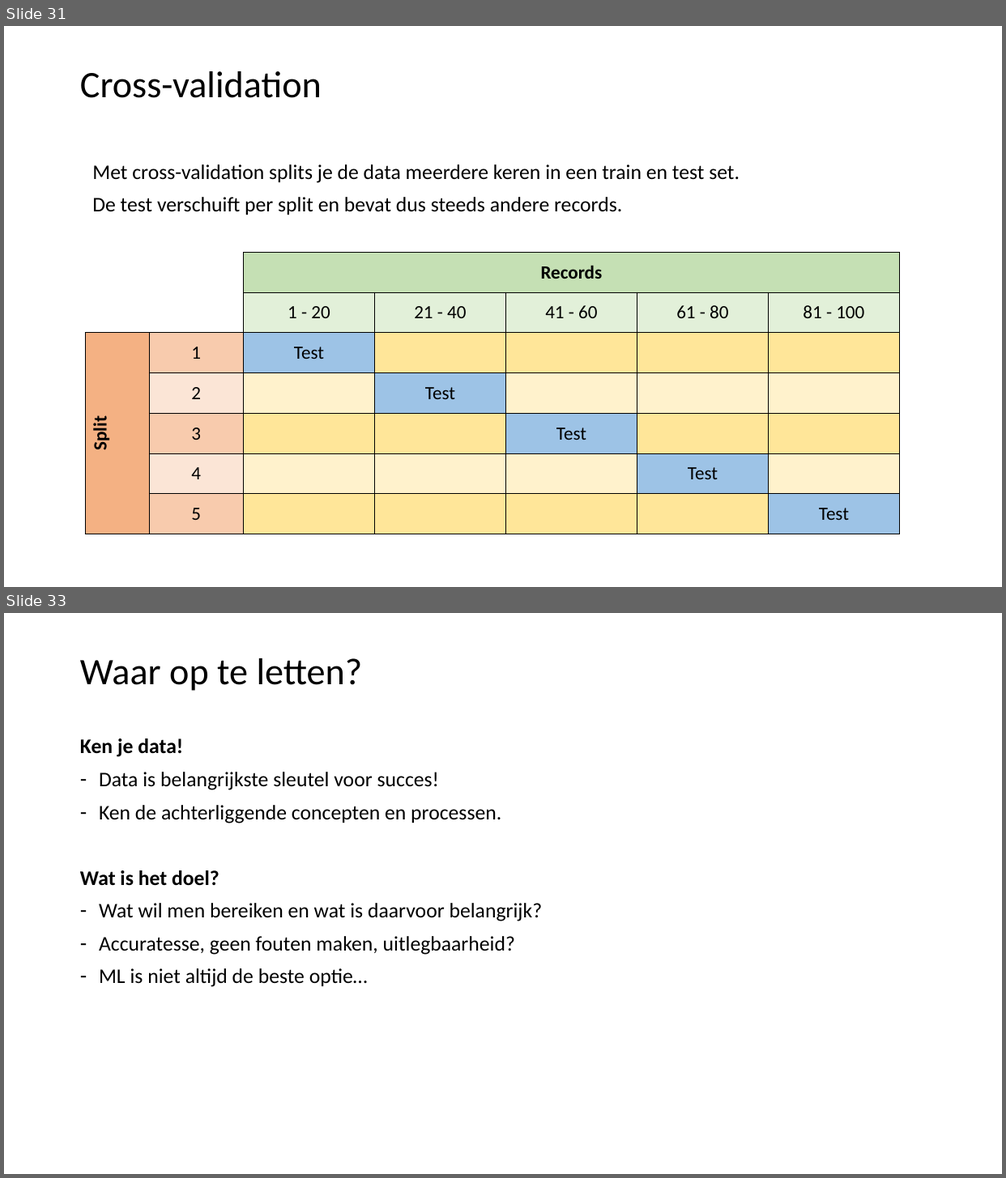
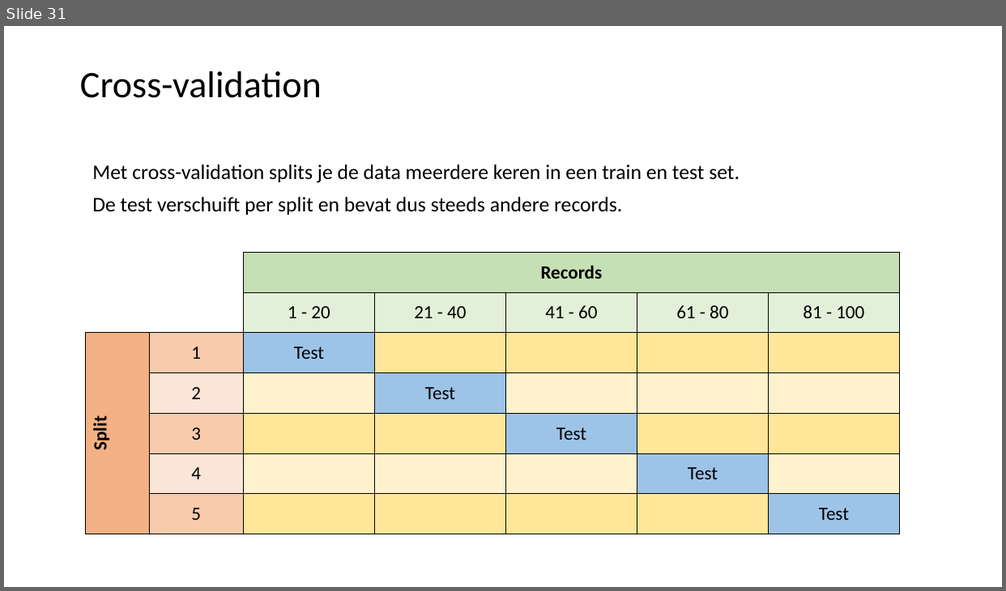
Before and after one commit to LFKoning/knowledge-sharing, a slide deck: python_trainees/4_scikit_learn/python_traineeship_4.pptx. Shown one above the other, each under a label of ours: slides 31 and 33 before the commit, slide 31 after it; the slides between them are not shown. The pictures are 1006x1178 and 1006x591 pixels, drawn with LibreOffice and Linux fonts; fonts in the diff are those of the drawing. Boxes give left, top, right and bottom in pixels: in the first picture for what was removed or moved away, otherwise in the second. Text is boxed around its words. In the diff, an @@ line names an element or a change of style, - is before the commit and + after.

```diff
--- a/python_trainees/4_scikit_learn/python_traineeship_4.pptx
+++ b/python_trainees/4_scikit_learn/python_traineeship_4.pptx
@@ slide 33 removed at (4,613,1002,1174), background #FFFFFF @@
@@ title removed at (80,658,363,691) @@
-Waar op te letten?
@@ text removed at (80,739,543,987) @@
-Ken je data!
-– Data is belangrijkste sleutel voor succes!
-– Ken de achterliggende concepten en processen.
-Wat is het doel?
-– Wat wil men bereiken en wat is daarvoor belangrijk?
-– Accuratesse, geen fouten maken, uitlegbaarheid?
-– ML is niet altijd de beste optie…
```
Also in this commit, not shown: 4 slides changed, 11 slides added, 3 other files.
